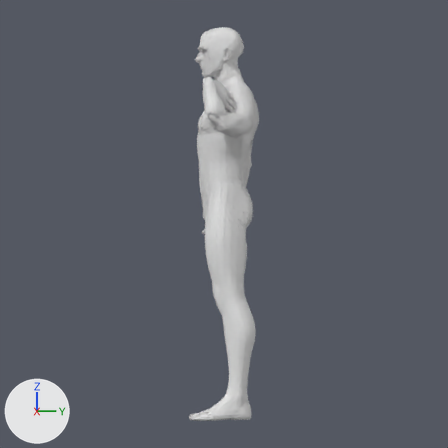
The Blender file docs/art-pipeline/tripo-style-test/output/base-models/masculine/rigged/masculine-rig-spike.blend: old version first, new version second.
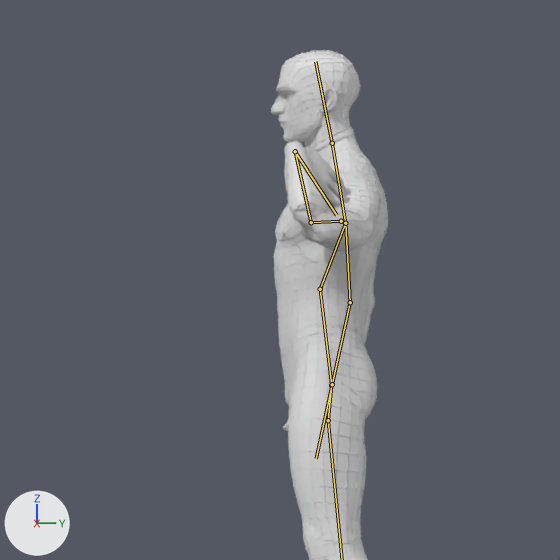
Old and new are each drawn from the file's camera 'Rig_Validation_Camera' and again close up on the part from 11% to 79% of the width and 0% to 68% of the height. Lighting does not change. The marker at lower left points along +X, +Y and +Z. The older version's two pictures come first. Both versions are drawn at frame 30 of the action 'Ashveil_RigStress'; the numbers are the values there. The bones that change, and the others that lie on the model, are drawn over the model as lines in the close-ups.

In view in the first close-up: 'Body', 'Hand_PositiveX', 'Head', 'WIRE_Body', 'WIRE_Hand_PositiveX', 'WIRE_Head'.
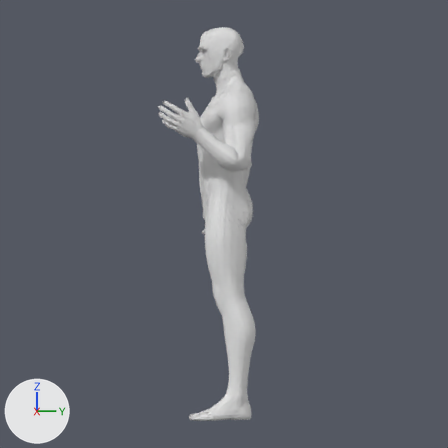
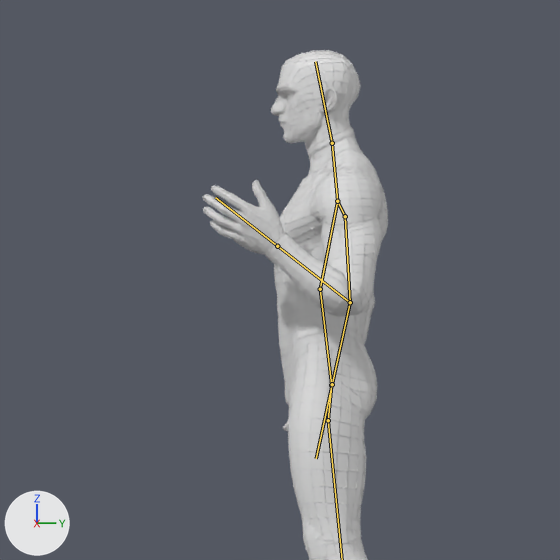
Pixel boxes [x1, y1, x2, y2] of what changed, in the close-ups (560 x 560 px):
'Body', posed
    before: [274, 128, 388, 560]
    after: [266, 128, 388, 560]
'WIRE_Body', posed
    before: [273, 127, 388, 560]
    after: [265, 127, 388, 560]
'Hand_PositiveX', posed (32% wider)
    before: [285, 147, 346, 220]
    after: [203, 180, 284, 254]
'WIRE_Hand_PositiveX', posed (30% wider)
    before: [284, 146, 346, 221]
    after: [203, 180, 284, 255]
bone 'clavicle.L', root to tip
    before: (345, 223) to (341, 221)
    after: (337, 201) to (345, 216)
bone 'upper_arm.L', root to tip
    before: (341, 221) to (311, 222)
    after: (345, 216) to (350, 302)
bone 'forearm.L', root to tip
    before: (311, 222) to (295, 151)
    after: (350, 302) to (277, 246)
bone 'hand.L', root to tip
    before: (295, 151) to (336, 215)
    after: (277, 246) to (215, 197)

The change in detail:
Bone 'clavicle.L' (bone_clavicle_l) turns from (3, 0, 1) to (0, 0, 0) degrees about its own x, y and z.
Bone 'upper_arm.L' (bone_upper_arm_l) turns from (19, -13, 62) to (0, 0, 0) degrees about its own x, y and z.
Bone 'forearm.L' (bone_forearm_l) turns from (132, 32, -92) to (118, -2, -21) degrees about its own x, y and z.
Bone 'hand.L' (bone_hand_l) turns from (-144, 32, 82) to (0, 20, 9) degrees about its own x, y and z.
